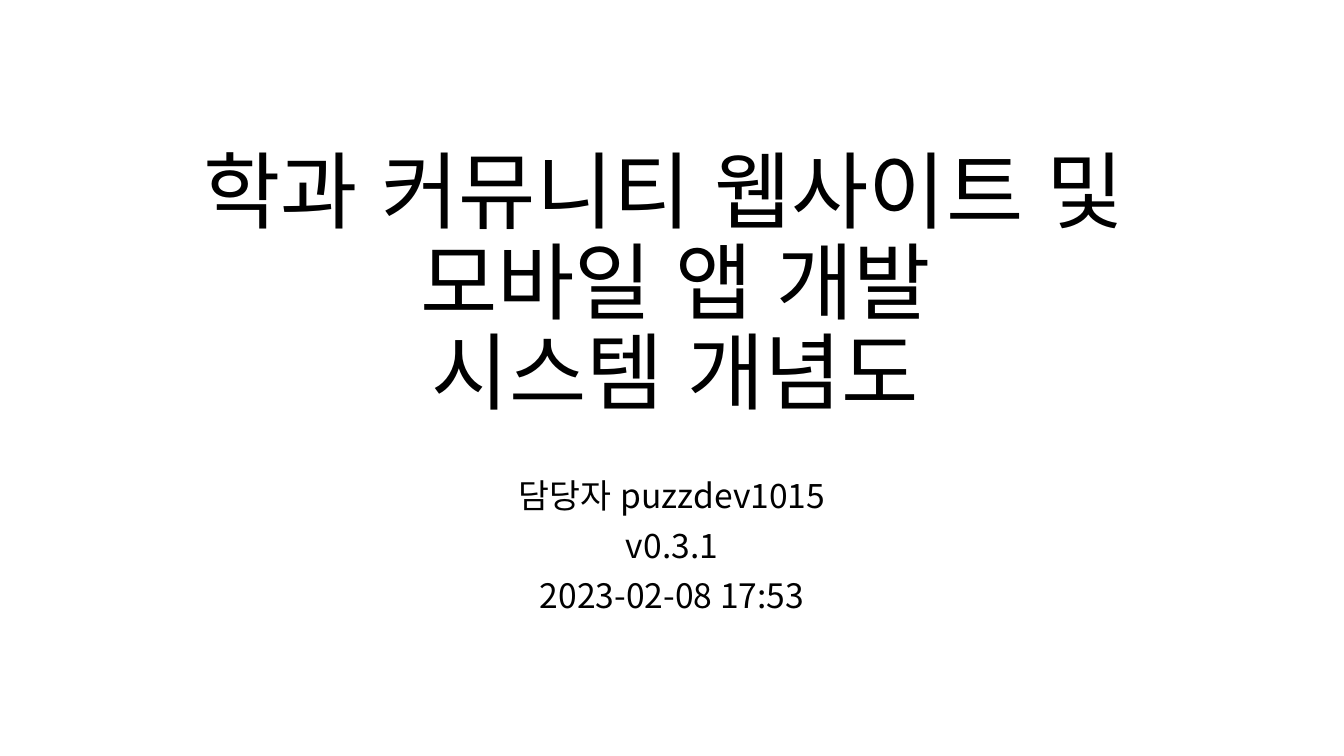
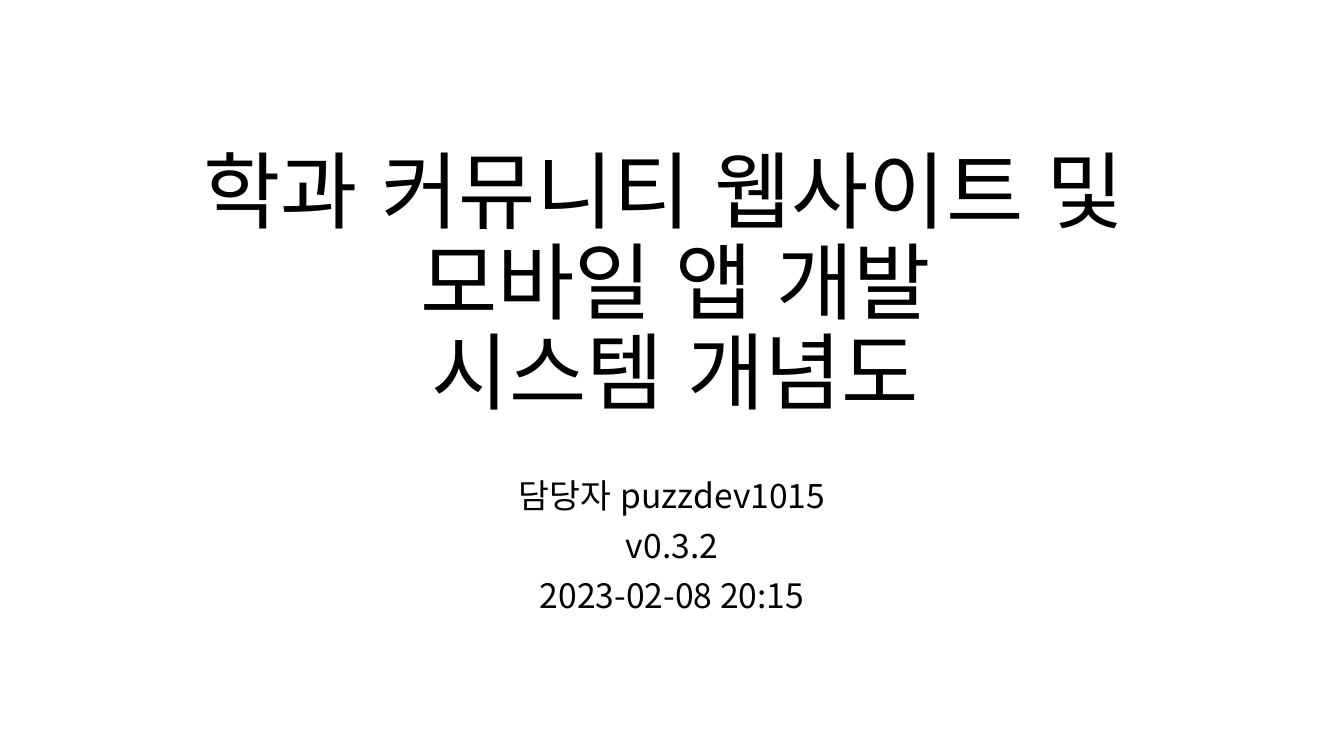
Before and after one commit to kkevin811015/MyDepartmentArchive, a slide deck: slide 1 of Documents/Requirements/service_order_client/raw/학과 커뮤니티 웹사이트 및 모바일 앱 개발 시스템 개념도.pptx. Drawn at 1344x756 pixels with LibreOffice and Linux fonts; fonts in the diff are those of the drawing. Boxes give left, top, right and bottom in pixels: in the first picture for what was removed or moved away, otherwise in the second. Text is boxed around its words. In the diff, an @@ line names an element or a change of style, - is before the commit and + after.

Commit message:
RFP 시스템 개념도 v0.3.2 [2023-02-08 20:17]

```diff
--- a/Documents/Requirements/service_order_client/raw/학과 커뮤니티 웹사이트 및 모바일 앱 개발 시스템 개념도.pptx
+++ b/Documents/Requirements/service_order_client/raw/학과 커뮤니티 웹사이트 및 모바일 앱 개발 시스템 개념도.pptx
@@ subtitle at box(540, 533, 804, 609): text changed @@
-v0.3.1
-2023-02-08 17:53
+v0.3.2
+2023-02-08 20:15
```
Also in this commit, not shown: 1 other slide changed.
